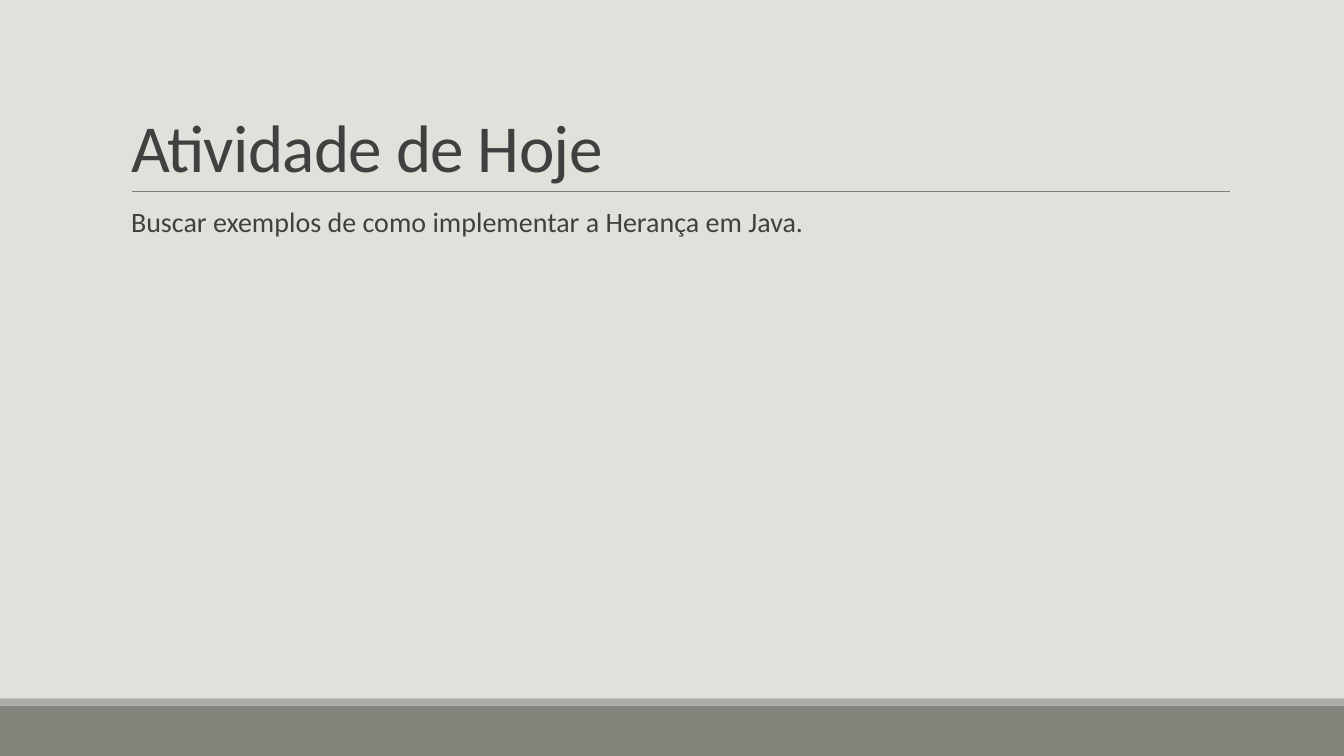
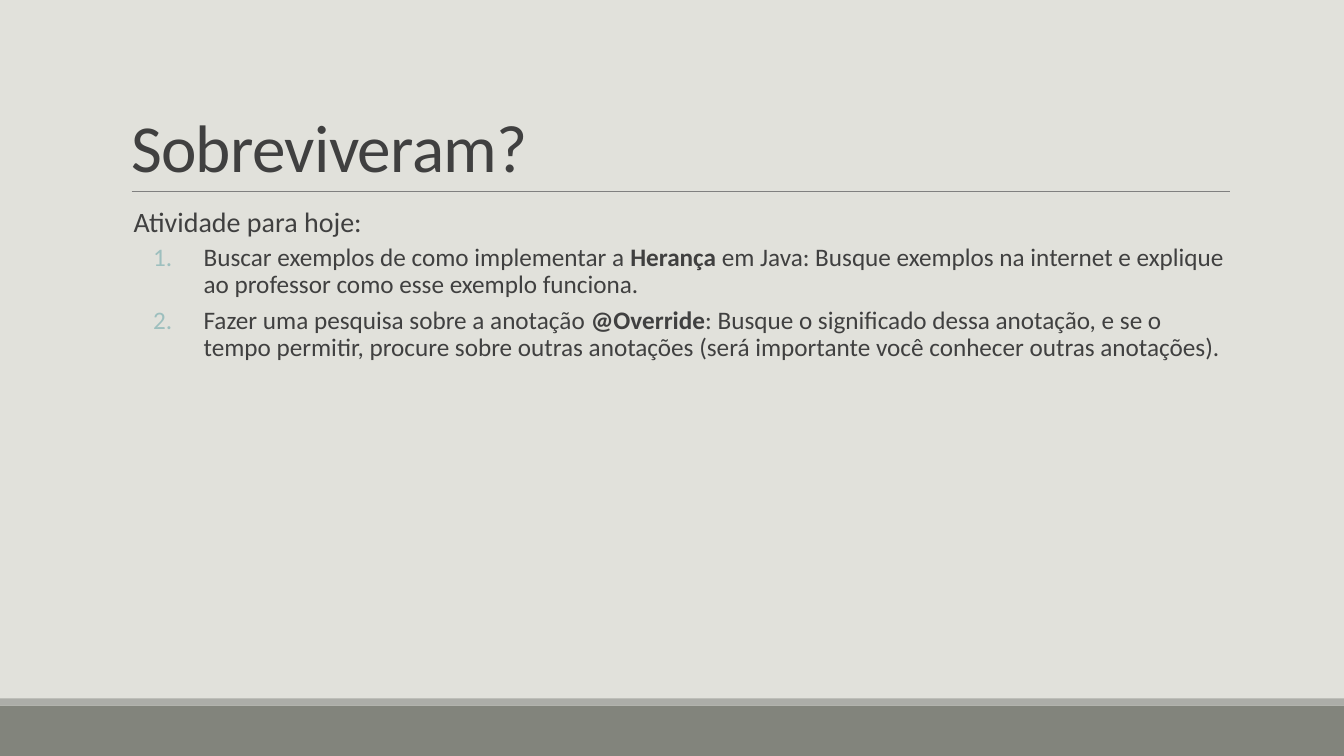
Before and after one commit to LucasHerculanoAmaro/Minhas-Aulas, a slide deck: slide 35 of Euripedes Simões de Paula/Java/Programação Orientada a Objetos 2/Programação Orientada a Objetos 2.pptx (slide 29 before the commit). Drawn at 1344x756 pixels with LibreOffice and Linux fonts; fonts in the diff are those of the drawing. Boxes give left, top, right and bottom in pixels: in the first picture for what was removed or moved away, otherwise in the second. Text is boxed around its words. In the diff, an @@ line names an element or a change of style, - is before the commit and + after.

```diff
--- a/Euripedes Simões de Paula/Java/Programação Orientada a Objetos 2/Programação Orientada a Objetos 2.pptx
+++ b/Euripedes Simões de Paula/Java/Programação Orientada a Objetos 2/Programação Orientada a Objetos 2.pptx
@@ title at [131,125,527,173]: text changed @@
-Atividade de Hoje
+Sobreviveram?
@@ text at [134,212,1224,360]: text changed; size 20 to 18 pt @@
-  Buscar exemplos de como implementar a Herança em Java.
+Atividade para hoje:
+  1. Buscar exemplos de como implementar a Herança em Java: Busque exemplos na internet e explique ao professor como esse exemplo funciona.
+  2. Fazer uma pesquisa sobre a anotação @Override: Busque o significado dessa anotação, e se o tempo permitir, procure sobre outras anotações (será importante você conhecer outras anotações).
```
Also in this commit, not shown: 3 other slides changed, 6 slides added.
